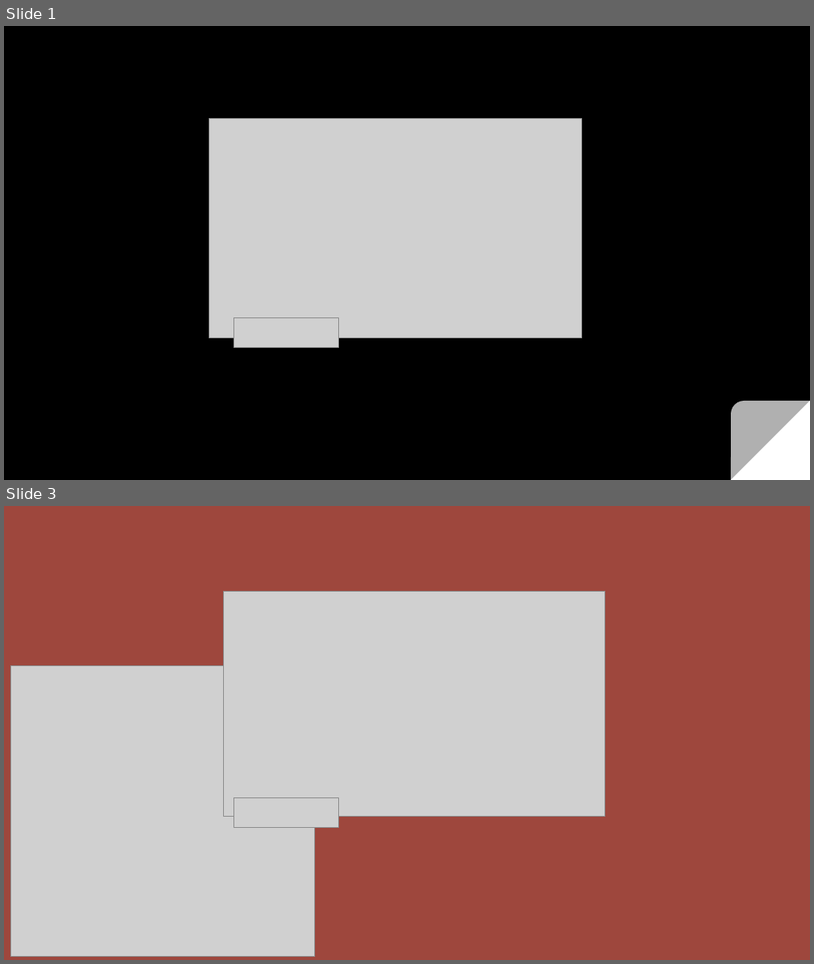
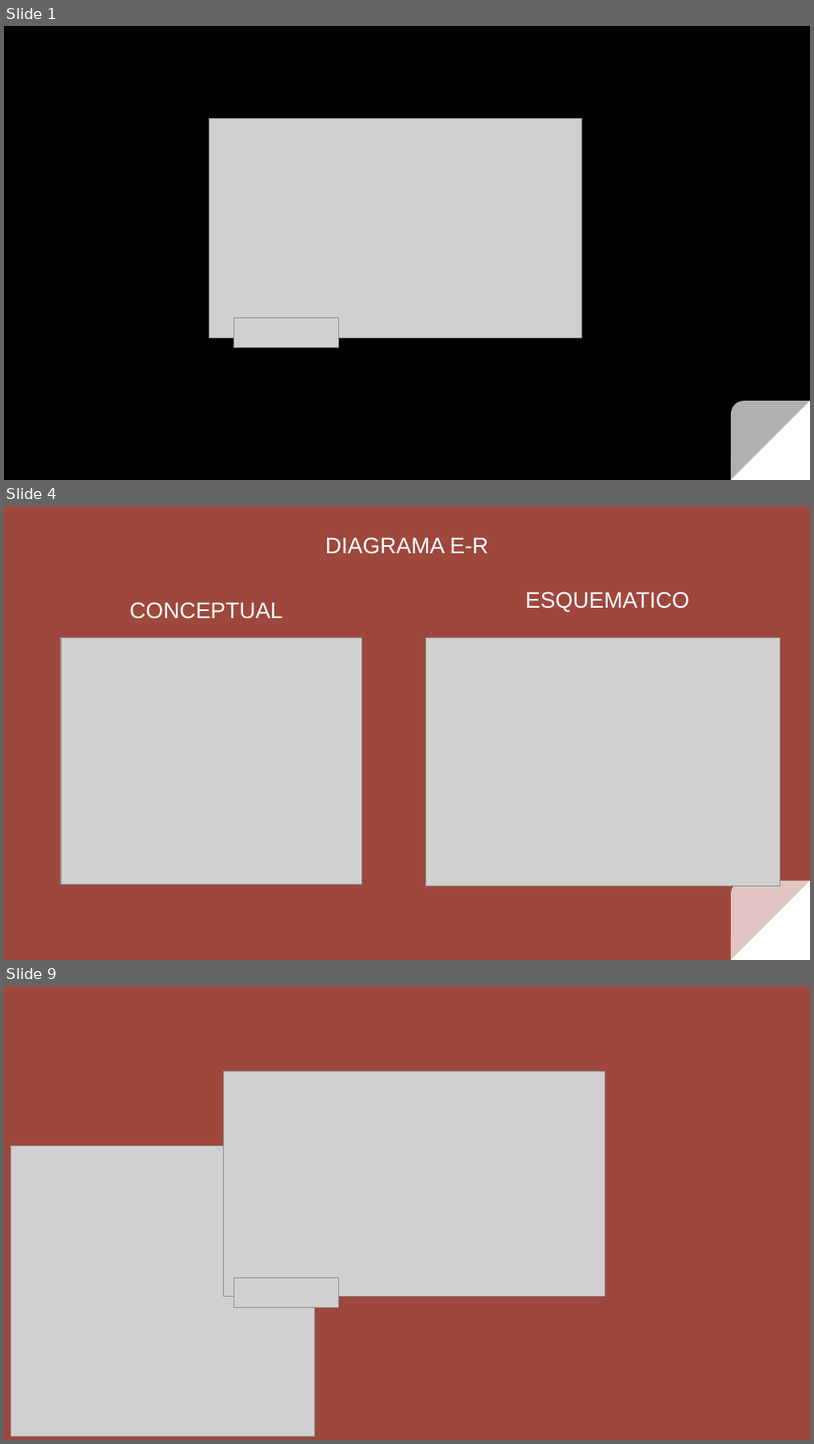
Before and after one commit to JesusRamirezGamarra/MySQL-POKEBASE, a slide deck: ( Business Model ) - Pokemon.pptx. Shown one above the other, each under a label of ours: slides 1 and 3 before the commit, slides 1, 4 and 9 after it; the slides between them are not shown. The pictures are 814x964 and 814x1444 pixels, drawn with LibreOffice and Linux fonts; fonts in the diff are those of the drawing; grey boxes stand for pictures. Boxes give left, top, right and bottom in pixels: in the first picture for what was removed or moved away, otherwise in the second. Text is boxed around its words. In the diff, an @@ line names an element or a change of style, - is before the commit and + after.

```diff
--- a/( Business Model ) - Pokemon.pptx
+++ b/( Business Model ) - Pokemon.pptx
@@ slide 4 added at box(4, 506, 810, 960), background #9E473D; not listed: 2 template elements that a slide beside it also shows @@
@@ text added at box(326, 537, 489, 554), 20 pt, text #FFFFFF @@
+DIAGRAMA E-R
@@ text added at box(526, 592, 690, 612), 20 pt, text #FFFFFF @@
+ESQUEMATICO
@@ text added at box(130, 602, 283, 619), 20 pt, text #FFFFFF @@
+CONCEPTUAL
@@ picture added at box(61, 637, 362, 884) @@
@@ picture added at box(426, 637, 781, 886) @@
@@ what was slide 3 is now slide 9 @@
```
Also in this commit, not shown: 1 slide changed, 5 other slides added, 1 other file.
